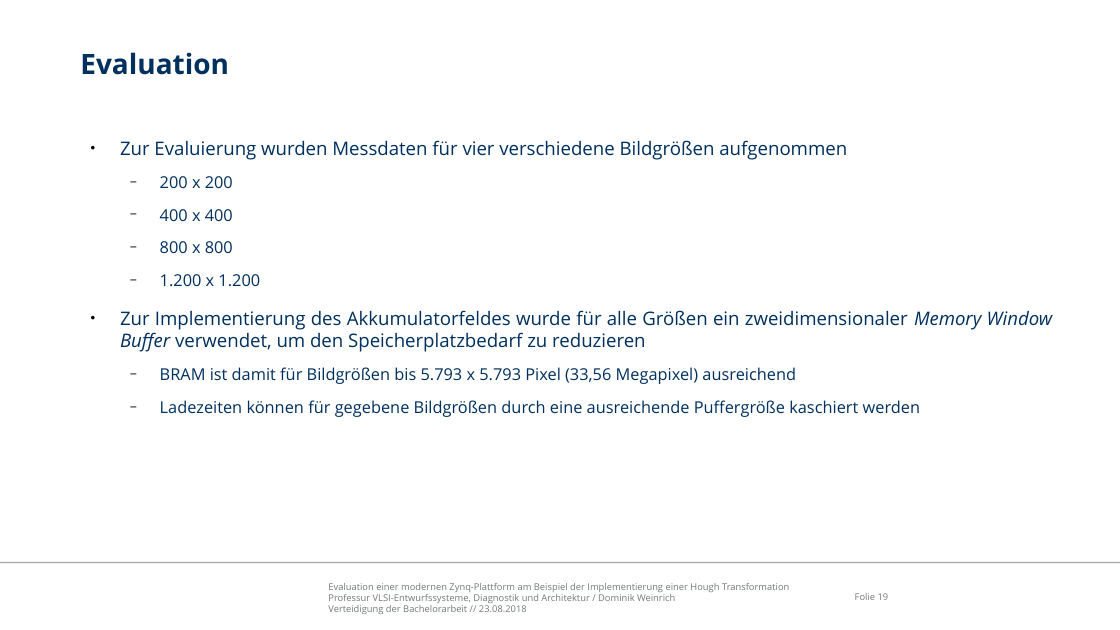
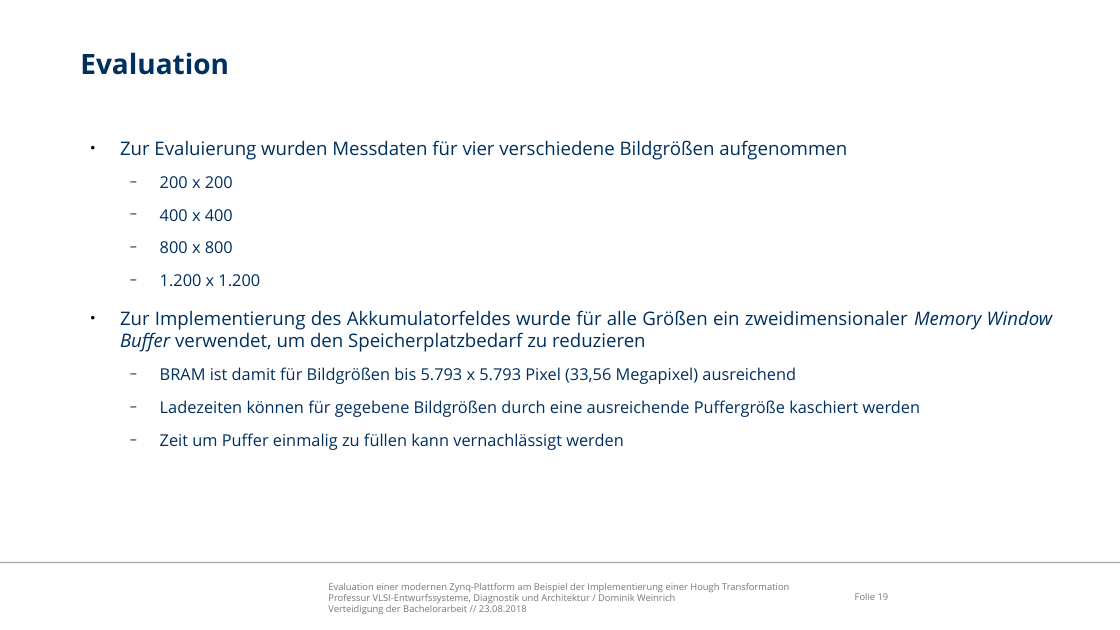
Before and after one commit to freeDom-/hough, a slide deck: slide 19 of Verteidigung/Verteidigung.odp. Drawn at 1120x630 pixels with LibreOffice and Linux fonts; fonts in the diff are those of the drawing; background and template pictures are left out. Boxes give left, top, right and bottom in pixels: in the first picture for what was removed or moved away, otherwise in the second. Text is boxed around its words. In the diff, an @@ line names an element or a change of style, - is before the commit and + after.

```diff
--- a/Verteidigung/Verteidigung.odp
+++ b/Verteidigung/Verteidigung.odp
@@ text at (160, 433, 624, 450): paragraph added @@
+  − Zeit um Puffer einmalig zu füllen kann vernachlässigt werden
```
Also in this commit, not shown: 5 other slides changed, 6 slides added, 2 slides removed, 1 other file.
